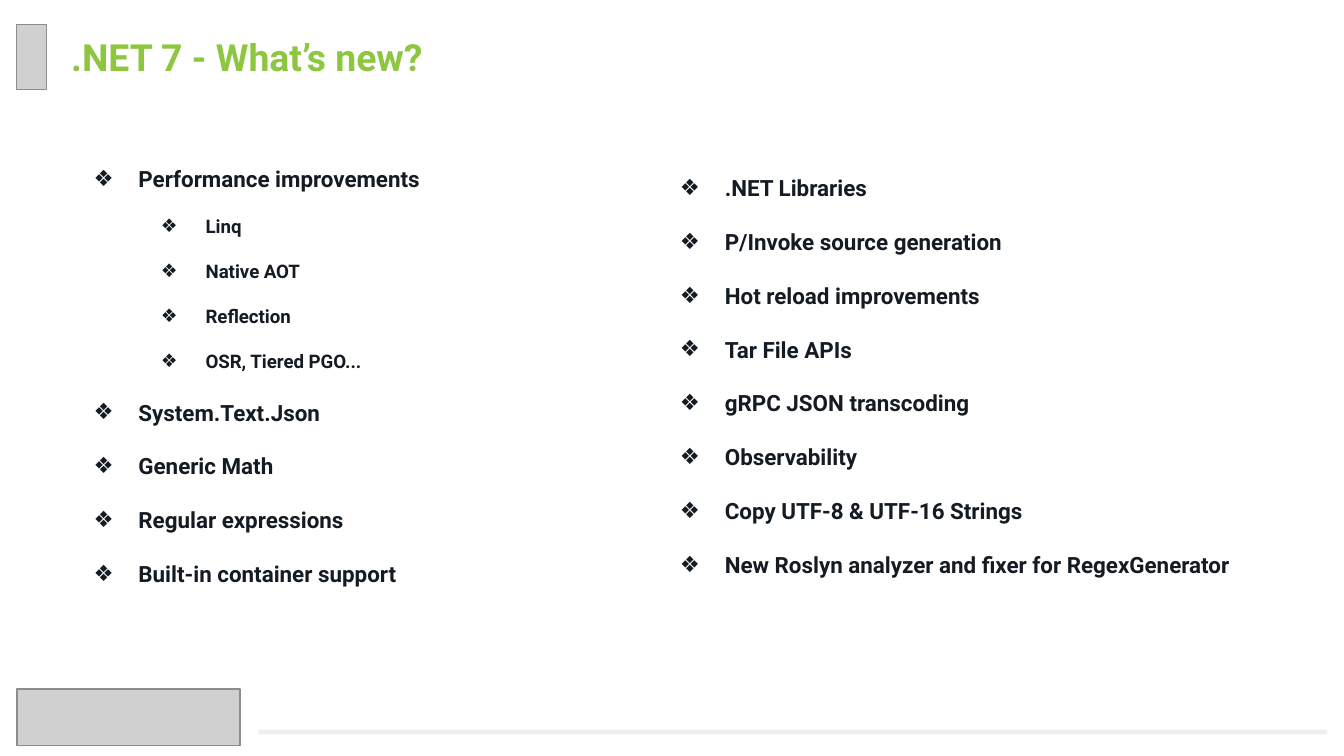
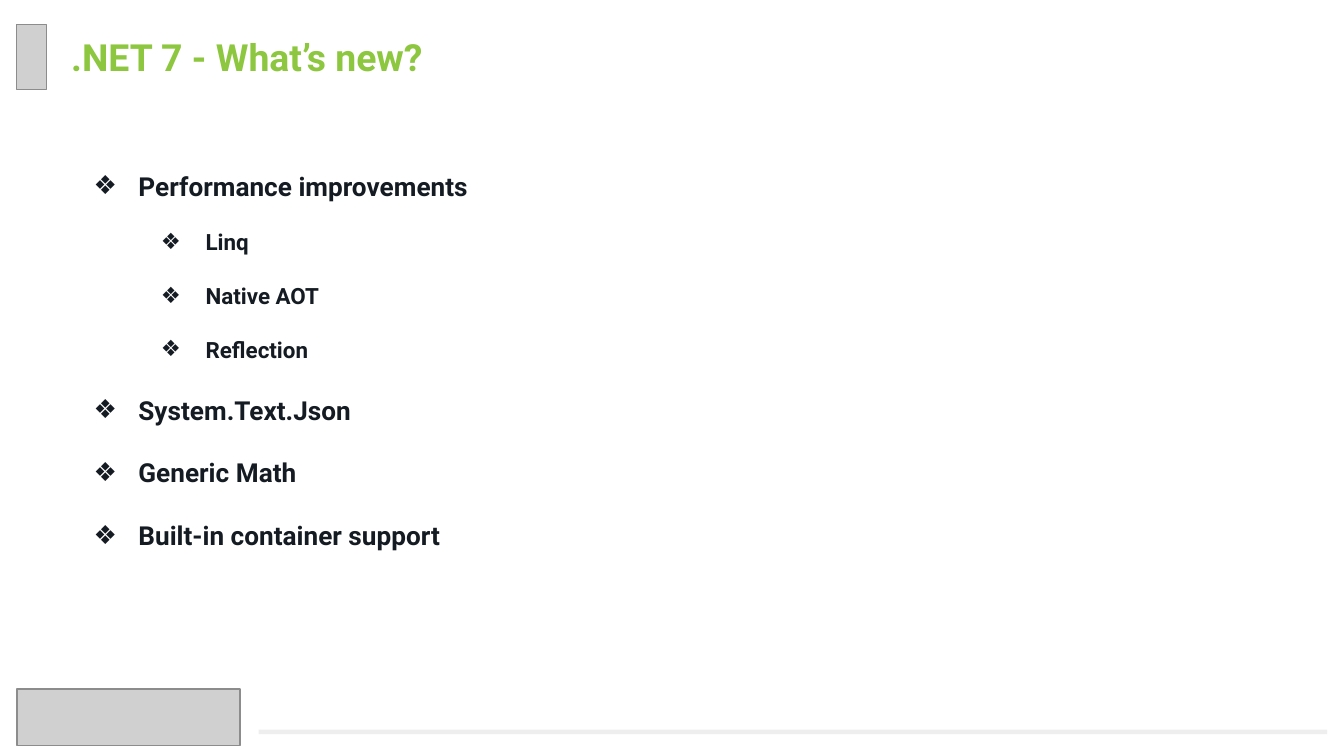
Before and after one commit to vutruong2003/dotnet7csharp11, a slide deck: slide 5 of Slide/Vu.Truong - Tech Talk - Dotnet 7 And C# 11.pptx. Drawn at 1344x756 pixels with LibreOffice and Linux fonts; fonts in the diff are those of the drawing; grey boxes stand for pictures. Boxes give left, top, right and bottom in pixels: in the first picture for what was removed or moved away, otherwise in the second. Text is boxed around its words. In the diff, an @@ line names an element or a change of style, - is before the commit and + after.

```diff
--- a/Slide/Vu.Truong - Tech Talk - Dotnet 7 And C# 11.pptx
+++ b/Slide/Vu.Truong - Tech Talk - Dotnet 7 And C# 11.pptx
@@ text "Performance improvements" at <box>138,176,468,551</box>: size 12 to 14 pt in "Performance improvements", "System.Text.Json", "Generic Math", "Built-in container support"; size 10 to 12 pt in "Linq", "Native AOT", "Reflection" @@
@@ text removed at <box>725,179,1230,578</box> @@
-❖ .NET Libraries
-❖ P/Invoke source generation
-❖ Hot reload improvements
-❖ Tar File APIs
-❖ gRPC JSON transcoding
-❖ Observability
-❖ Copy UTF-8 & UTF-16 Strings
-❖ New Roslyn analyzer and fixer for RegexGenerator
@@ text at <box>206,354,362,371</box>: paragraph removed @@
-  ❖ OSR, Tiered PGO...
@@ text at <box>138,511,344,533</box>: paragraph removed @@
-❖ Regular expressions
```
Also in this commit, not shown: 7 other slides changed, 2 slides added, 28 other files.
